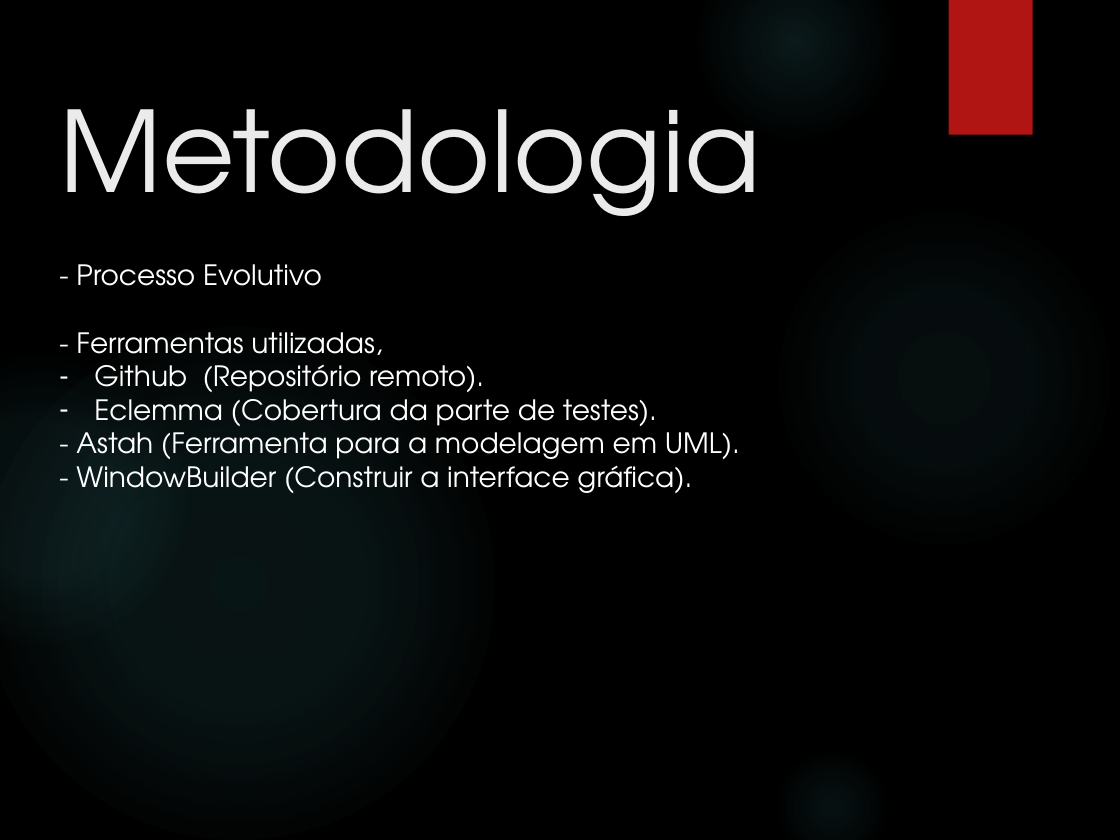
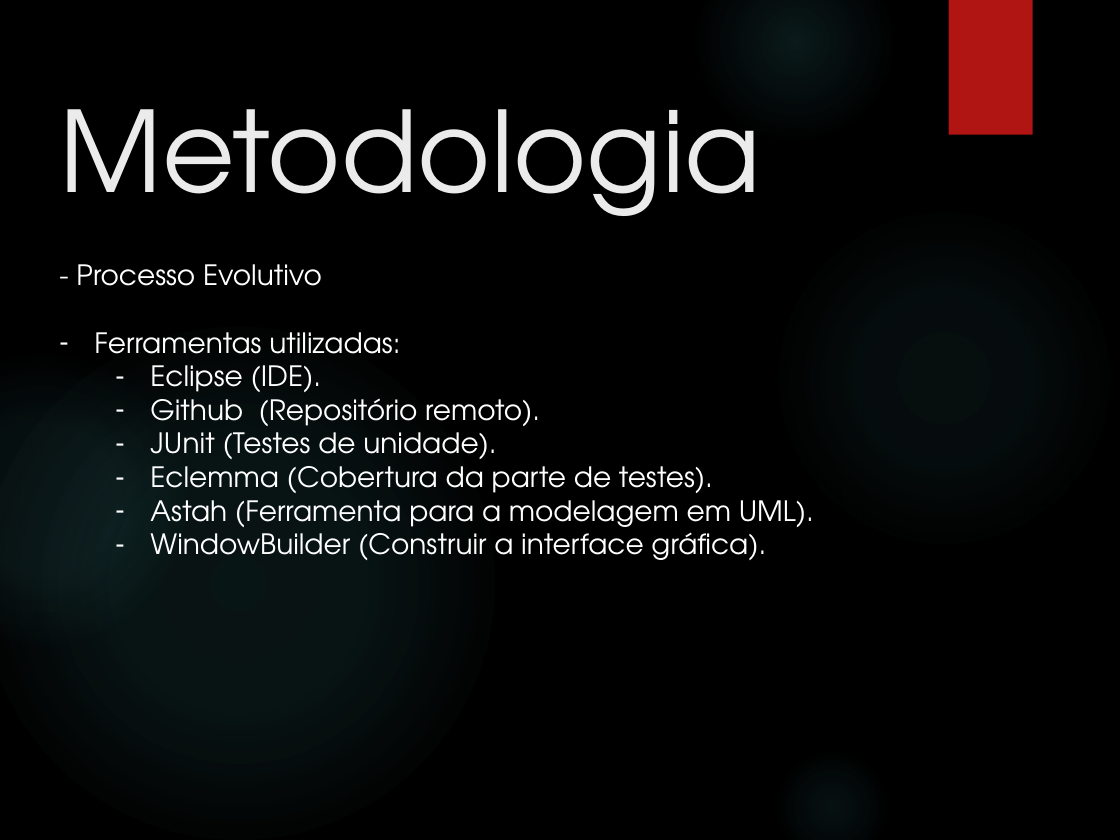
Before and after one commit to rafa7lima/SistemaVoo2.0, a slide deck: slide 7 of Apresentação/Apresentação Grupo 7_MOD.pptx (slide 3 before the commit). Drawn at 1120x840 pixels with LibreOffice and Linux fonts; fonts in the diff are those of the drawing; background and template pictures are left out. Boxes give left, top, right and bottom in pixels: in the first picture for what was removed or moved away, otherwise in the second. Text is boxed around its words. In the diff, an @@ line names an element or a change of style, - is before the commit and + after.

Commit message:
Atualizando os slides para apresentação

```diff
--- a/Apresentação/Apresentação Grupo 7_MOD.pptx
+++ b/Apresentação/Apresentação Grupo 7_MOD.pptx
@@ text at (x1=94, y1=332, x2=400, y2=400): text changed @@
-- Ferramentas utilizadas,
+– Ferramentas utilizadas:
+  – Eclipse (IDE).
@@ text at (x1=150, y1=390, x2=713, y2=501): list level 1 to 2 in "Github (Repositório remoto)."; list level 1 to 2 in "Eclemma (Cobertura da parte de ..." @@
@@ text at (x1=150, y1=424, x2=496, y2=467): paragraph added @@
+  – JUnit (Testes de unidade).
@@ text at (x1=150, y1=491, x2=814, y2=560): text changed @@
-- Astah (Ferramenta para a modelagem em UML).
-- WindowBuilder (Construir a interface gráfica).
+  – Astah (Ferramenta para a modelagem em UML).
+  – WindowBuilder (Construir a interface gráfica).
```
Also in this commit, not shown: 3 other slides changed, 4 slides added, 51 other files.
